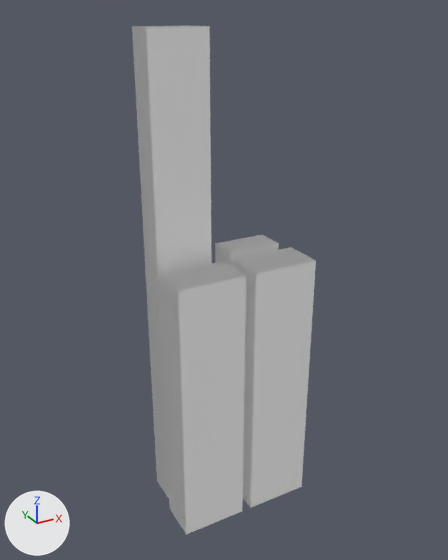
Renders of the glTF model assets/models/city_block_12345_6_01.glb from each side of a commit.
Camera for both pictures: a camera (50 mm lens) standing at (-7.84, -14.14, 14.42) and looking at (-0.02, 0.09, 7.31). The lights are fixed; the arrows at lower left show +X, +Y and +Z. The picture after the commit comes second.

Objects in the first picture: 'block_01'.
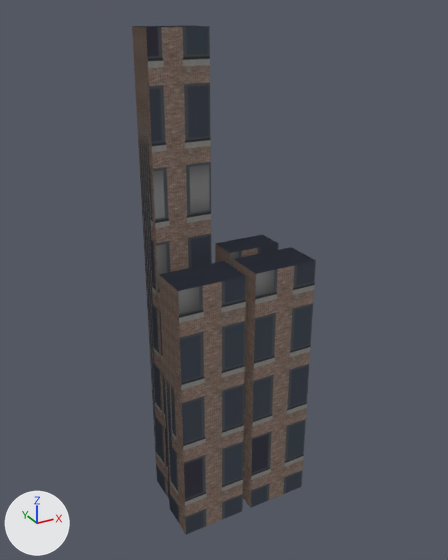
The change in detail:
Picture 'Image_0' (img_image_0) is new.
Material 'tier1.003' (mat_tier1_003) is new.
Its texture is img_image_0.
Its roughness is 0.9.
Material 'tier1.001' (mat_tier1_001) is new.
Its texture is img_image_0.
Its roughness is 0.9.
Material 'tier1' (mat_tier1) is new.
Its texture is img_image_0.
Its roughness is 0.9.
Material 'tier1.002' (mat_tier1_002) is new.
Its texture is img_image_0.
Its roughness is 0.9.
me_block_01 has 32 vertices, 48 faces and spans x -2.1..2.1, y -1.35..1.2, z 0.0..14.0.
me_block_01 is used by ob_block_01; location (0.0, 0.0, 0.0).
me_block_01 part 1: all 12 faces centred in x -1.95..-0.3, y 0.3..1.2, z 0.0..14.0 switch from mat_default (white #ffffff) to mat_tier1 (picture img_image_0).
me_block_01 part 2: all 12 faces centred in x -2.1..-0.15, y -1.35..-0.15, z 0.0..8.0 switch from mat_default (white #ffffff) to mat_tier1_001 (picture img_image_0).
me_block_01 part 3: all 12 faces centred in x 0.3..1.95, y 0.3..1.2, z 0.0..8.0 switch from mat_default (white #ffffff) to mat_tier1_002 (picture img_image_0).
me_block_01 part 4: all 12 faces centred in x 0.15..2.1, y -1.35..-0.15, z 0.0..8.0 switch from mat_default (white #ffffff) to mat_tier1_003 (picture img_image_0).
me_block_01 part 5: texture (UV) coordinates of 48 of 48 faces, centred in x -2.1..2.1, y -1.35..1.2, z 0.0..14.0, changed; they spanned u 0.0..0.0, v 0.0..0.0 and now span u 0.0..0.16, v 0.0..1.17.

What differs and where, as boxes [x1, y1, x2, y2] in the pictures (448 x 560 px):
'block_01', recoloured, surface changed (darker): [132, 26, 316, 534] in both
part 1 of me_block_01, recoloured (darker): [132, 26, 212, 498] in both
part 2 of me_block_01, recoloured (darker): [159, 261, 246, 534] in both
part 3 of me_block_01, recoloured (darker): [215, 235, 279, 267] in both
part 4 of me_block_01, recoloured (darker): [233, 247, 316, 508] in both
part 5 of me_block_01, surface changed (darker): [132, 26, 316, 534] in both
